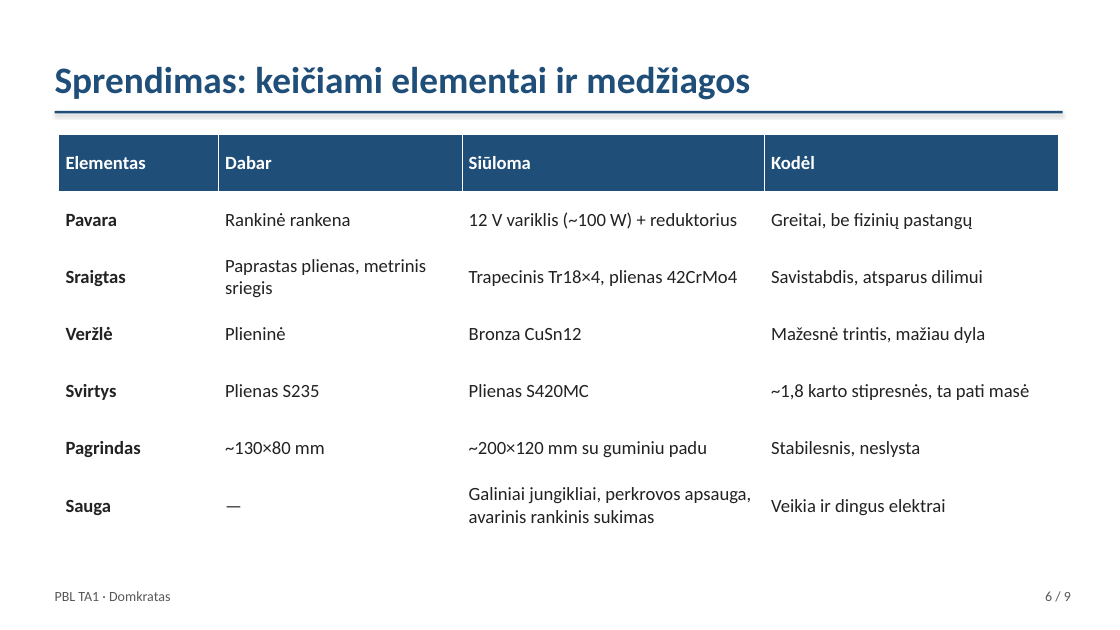
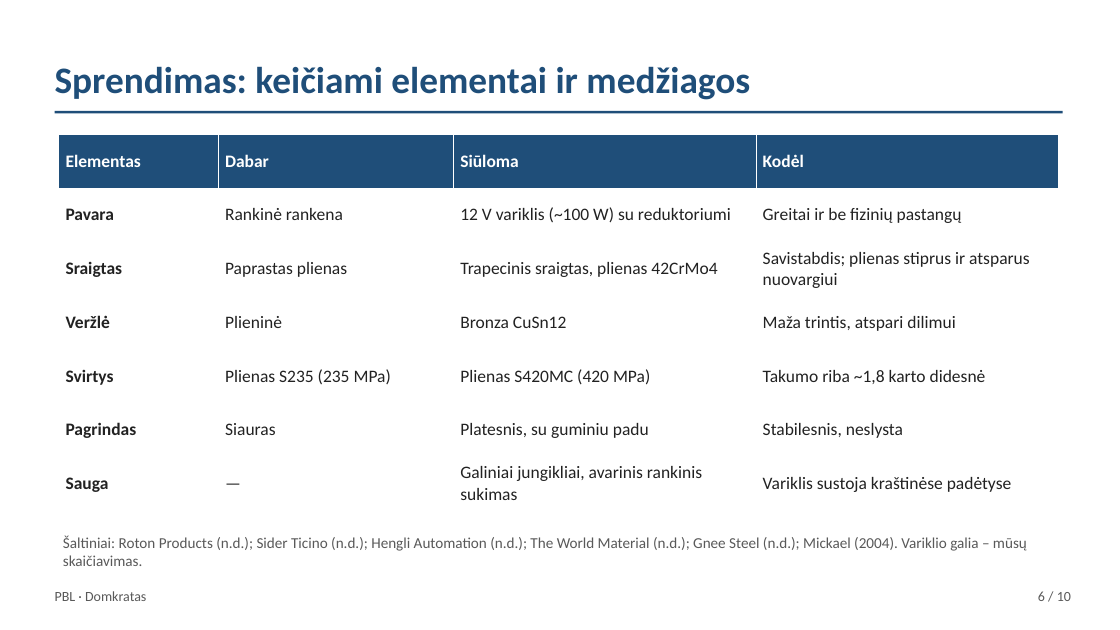
Before and after one commit to Goblinukas-beep/Ye, a slide deck: slide 6 of domkratas-ta1/domkratas-ta1.pptx. Drawn at 1120x630 pixels with LibreOffice and Linux fonts; fonts in the diff are those of the drawing. Boxes give left, top, right and bottom in pixels: in the first picture for what was removed or moved away, otherwise in the second. Text is boxed around its words. In the diff, an @@ line names an element or a change of style, - is before the commit and + after.

```diff
--- a/domkratas-ta1/domkratas-ta1.pptx
+++ b/domkratas-ta1/domkratas-ta1.pptx
@@ rectangle at box(55, 111, 1063, 113): shadow off @@
@@ table at box(59, 134, 1059, 511) @@
-row 2, column 3: 12 V variklis (~100 W) + reduktorius
+row 2, column 3: 12 V variklis (~100 W) su reduktoriumi
-row 2, column 4: Greitai, be fizinių pastangų
+row 2, column 4: Greitai ir be fizinių pastangų
-row 3: Sraigtas | Paprastas plienas, metrinis sriegis | Trapecinis Tr18×4, plienas 42CrMo4 | Savistabdis, atsparus dilimui
+row 3: Sraigtas | Paprastas plienas | Trapecinis sraigtas, plienas 42CrMo4 | Savistabdis; plienas stiprus ir atsparus nuovargiui
-row 4, column 4: Mažesnė trintis, mažiau dyla
+row 4, column 4: Maža trintis, atspari dilimui
-row 5: Svirtys | Plienas S235 | Plienas S420MC | ~1,8 karto stipresnės, ta pati masė
+row 5: Svirtys | Plienas S235 (235 MPa) | Plienas S420MC (420 MPa) | Takumo riba ~1,8 karto didesnė
-row 6, column 2: ~130×80 mm
+row 6, column 2: Siauras
-row 6, column 3: ~200×120 mm su guminiu padu
+row 6, column 3: Platesnis, su guminiu padu
-row 7, column 3: Galiniai jungikliai, perkrovos apsauga, avarinis rankinis sukimas
+row 7, column 3: Galiniai jungikliai, avarinis rankinis sukimas
-row 7, column 4: Veikia ir dingus elektrai
+row 7, column 4: Variklis sustoja kraštinėse padėtyse
@@ size 16 to 15 pt in "Elementas", "Dabar", "Siūloma", "Kodėl" and 11 more places @@
@@ text added at box(63, 535, 1027, 566), 13 pt, text #595959 @@
+Šaltiniai: Roton Products (n.d.); Sider Ticino (n.d.); Hengli Automation (n.d.); The World Material (n.d.); Gnee Steel (n.d.); Mickael (2004). Variklio galia – mūsų skaičiavimas.
@@ text at box(55, 591, 146, 601): text changed @@
-PBL TA1 · Domkratas
+PBL · Domkratas
@@ text at box(1038, 591, 1071, 601): text changed @@
-6 / 9
+6 / 10
```
Also in this commit, not shown: 6 other slides changed, 2 slides added, 1 slide removed, 3 other files.
